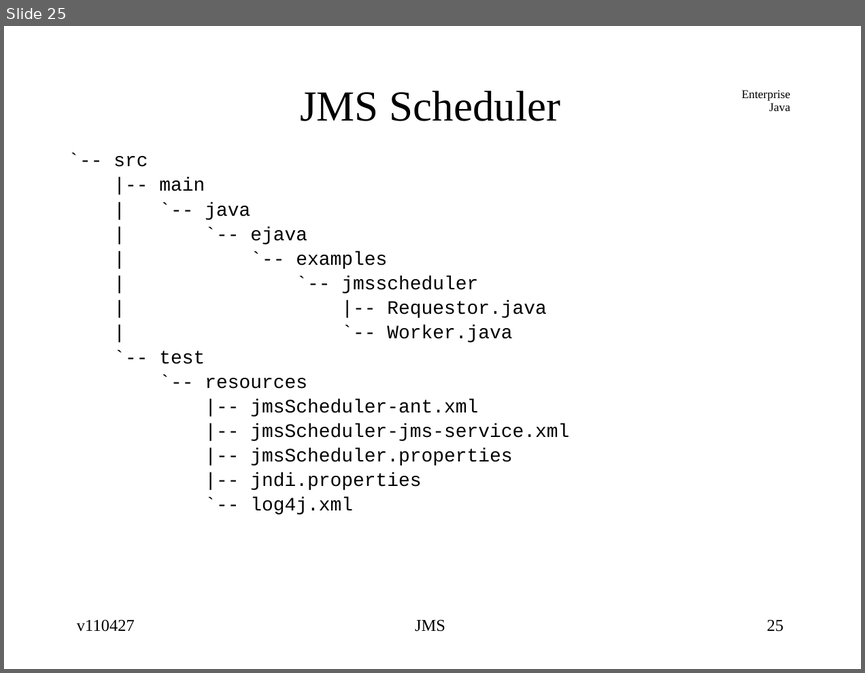
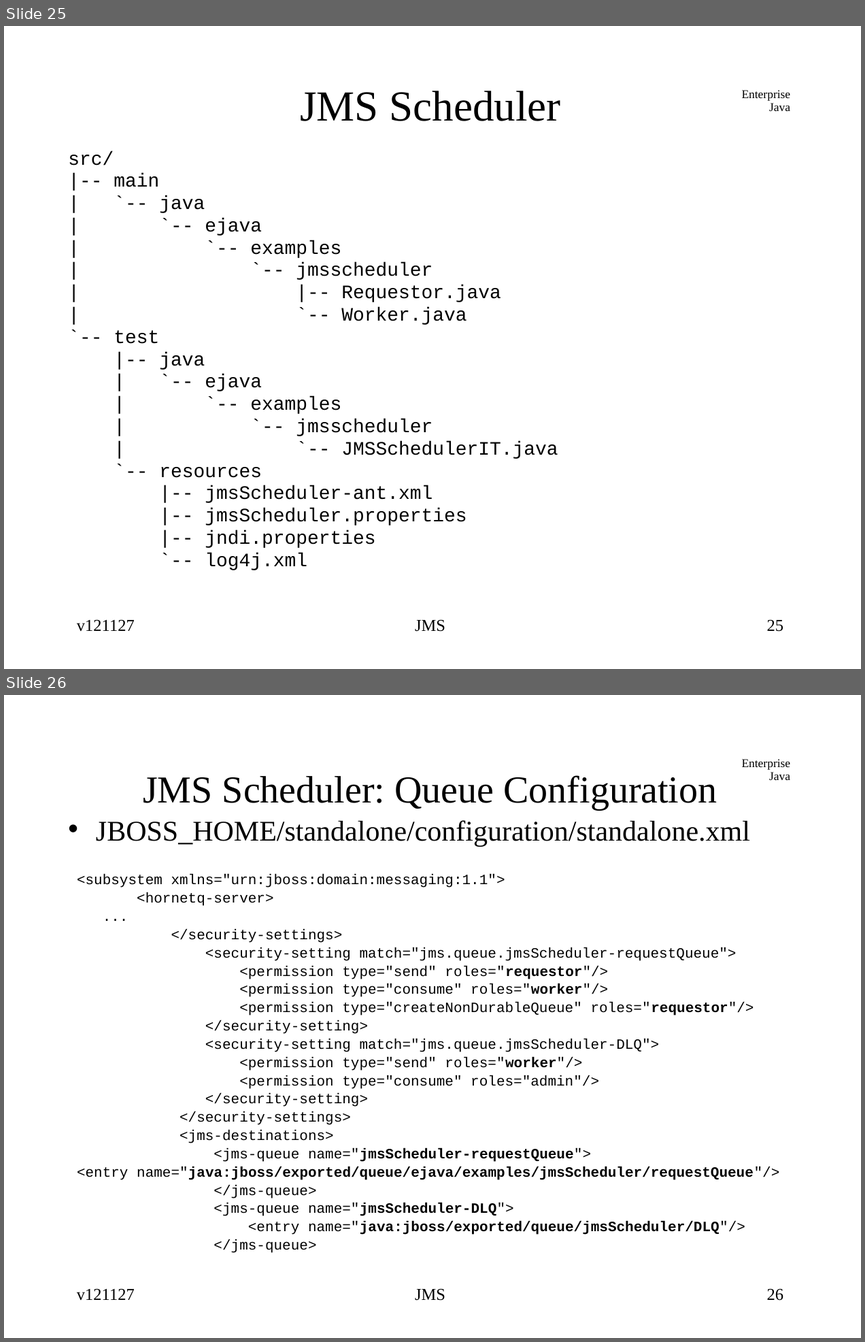
Before and after one commit to jcstaff/ejava-javaee, a slide deck: jmsCore/src/site/resources/lectures/jmsCore.ppt. Shown one above the other, each under a label of ours: slide 25 before the commit, slides 25 and 26 after it. The pictures are 865x673 and 865x1342 pixels, drawn with LibreOffice and Linux fonts; fonts in the diff are those of the drawing. Boxes give left, top, right and bottom in pixels: in the first picture for what was removed or moved away, otherwise in the second. Text is boxed around its words. In the diff, an @@ line names an element or a change of style, - is before the commit and + after.

```diff
--- a/jmsCore/src/site/resources/lectures/jmsCore.ppt
+++ b/jmsCore/src/site/resources/lectures/jmsCore.ppt
@@ slide 26 added at <box>4,695,861,1338</box>, background #FFFFFF; not listed: 1 template element that a slide beside it also shows @@
@@ title added at <box>143,775,717,810</box>, 32 pt, text #000000 @@
+JMS Scheduler: Queue Configuration
@@ text added at <box>77,820,779,1253</box>, 12 pt, text #000000 @@
+• JBOSS_HOME/standalone/configuration/standalone.xml
+<subsystem xmlns="urn:jboss:domain:messaging:1.1">
+<hornetq-server>
+...
+</security-settings>
+<security-setting match="jms.queue.jmsScheduler-requestQueue">
+<permission type="send" roles="requestor"/>
+<permission type="consume" roles="worker"/>
+<permission type="createNonDurableQueue" roles="requestor"/>
+</security-setting>
+<security-setting match="jms.queue.jmsScheduler-DLQ">
+<permission type="send" roles="worker"/>
+<permission type="consume" roles="admin"/>
+</security-setting>
+</security-settings>
+<jms-destinations>
+<jms-queue name="jmsScheduler-requestQueue">
+<entry name="java:jboss/exported/queue/ejava/examples/jmsScheduler/requestQueue"/>
+</jms-queue>
+<jms-queue name="jmsScheduler-DLQ">
+<entry name="java:jboss/exported/queue/jmsScheduler/DLQ"/>
+</jms-queue>
@@ text added at <box>77,1288,135,1300</box>, 14 pt, text #000000 @@
+v121127
@@ text added at <box>415,1288,445,1300</box>, 14 pt, text #000000 @@
+JMS
@@ page number added at <box>767,1288,784,1300</box>, 14 pt, text #000000 @@
+26
@@ slide 25 changed as well @@
@@ text at <box>68,151,113,165</box>: text changed @@
-`-- src
+src/
@@ text at <box>113,174,501,570</box>: line spacing 0.66 to 0.56 @@
@@ text at <box>159,352,558,458</box>: paragraphs added @@
+|-- java
+| `-- ejava
+| `-- examples
+| `-- jmsscheduler
+| `-- JMSSchedulerIT.java
@@ text at <box>250,423,569,441</box>: paragraph removed @@
-|-- jmsScheduler-jms-service.xml
@@ text at <box>77,619,135,631</box>: text changed @@
-v110427
+v121127
```
Also in this commit, not shown: 82 other slides changed, 6 other slides added, 8 slides removed.
